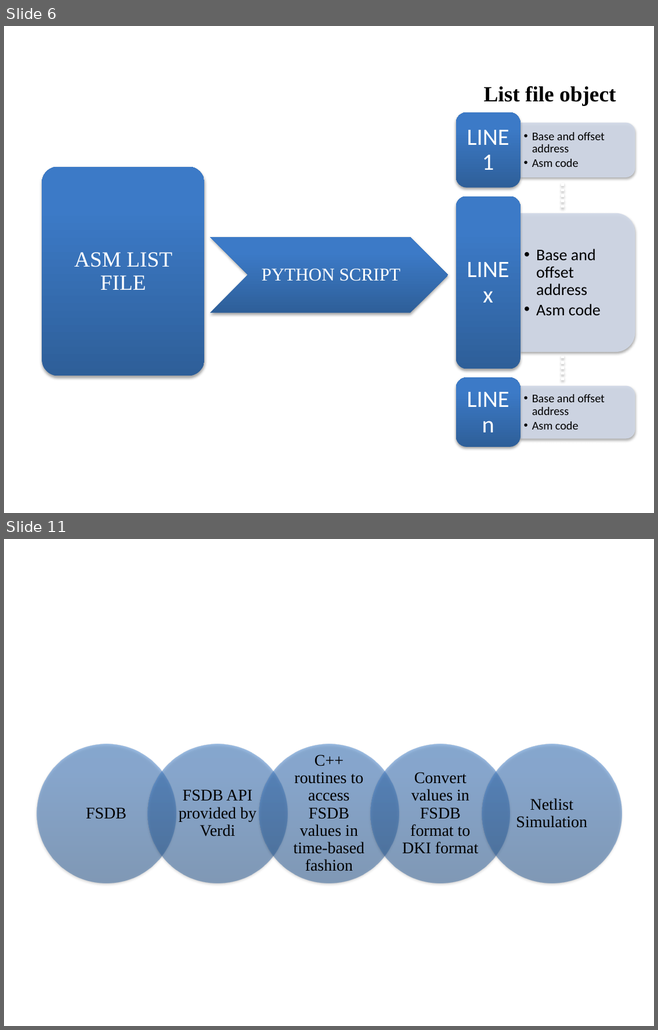
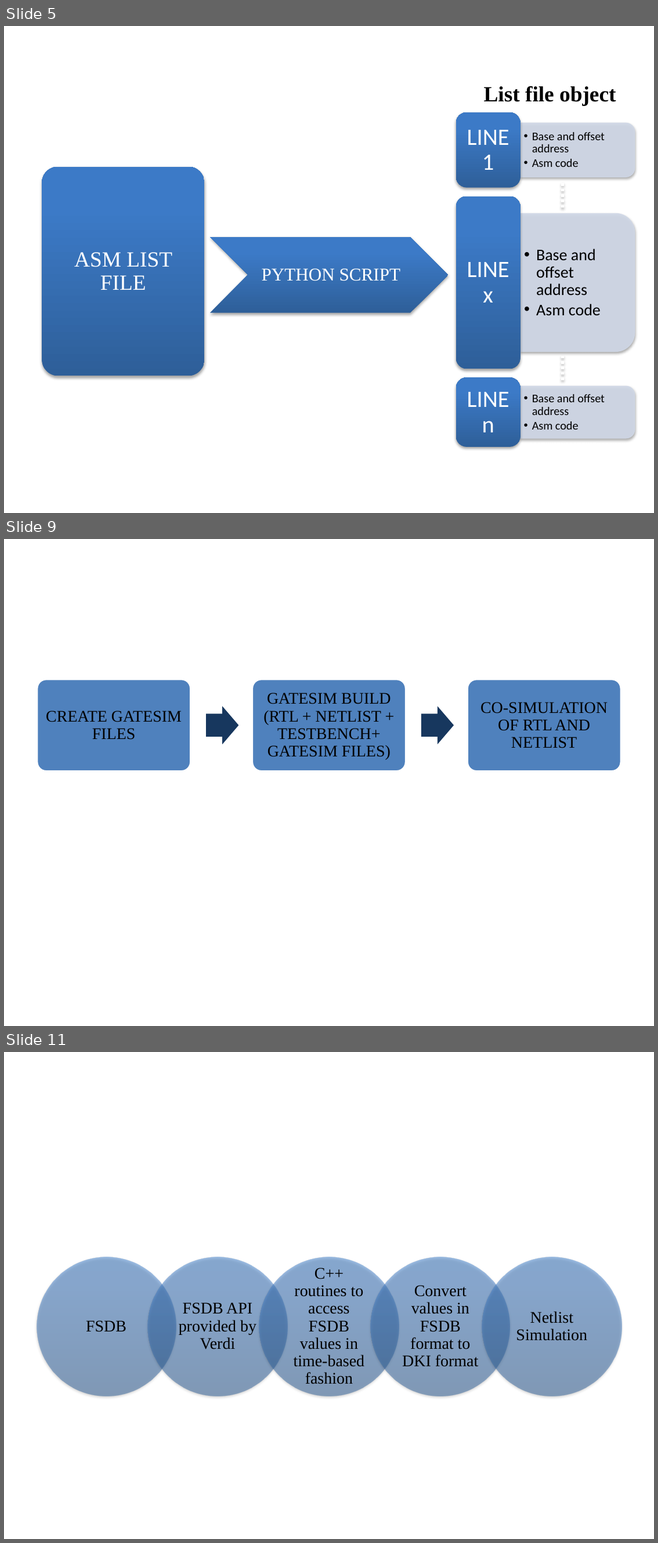
Before and after one commit to miramohan/thesis_first, a slide deck: pptFigures.pptx. Shown one above the other, each under a label of ours: slides 6 and 11 before the commit, slides 5, 9 and 11 after it; the slides between them are not shown. The pictures are 658x1030 and 658x1543 pixels, drawn with LibreOffice and Linux fonts; fonts in the diff are those of the drawing. Boxes give left, top, right and bottom in pixels: in the first picture for what was removed or moved away, otherwise in the second. Text is boxed around its words. In the diff, an @@ line names an element or a change of style, - is before the commit and + after.

```diff
--- a/pptFigures.pptx
+++ b/pptFigures.pptx
@@ slide 9 added at (4, 539, 654, 1026), background #FFFFFF @@
@@ group added at (37, 679, 621, 772): 3 rounded rectangles, 3 texts, 2 right arrows @@
+CREATE GATESIM FILES
+GATESIM BUILD (RTL + NETLIST + TESTBENCH+ GATESIM FILES)
+CO-SIMULATION OF RTL AND NETLIST
@@ what was slide 6 is now slide 5 @@
```
Also in this commit, not shown: 3 slides changed, 3 other slides added, 1 slide removed.
